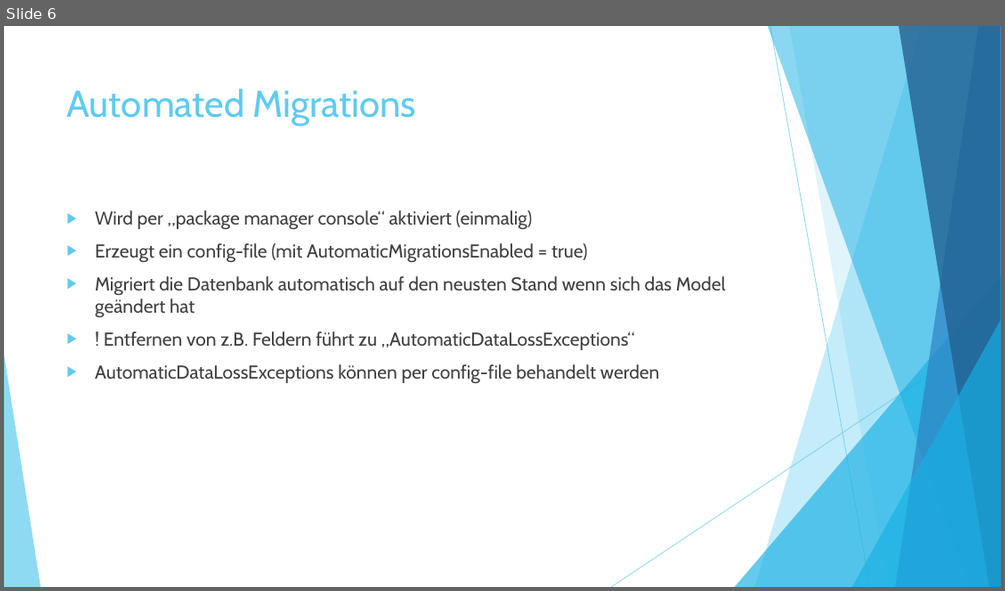
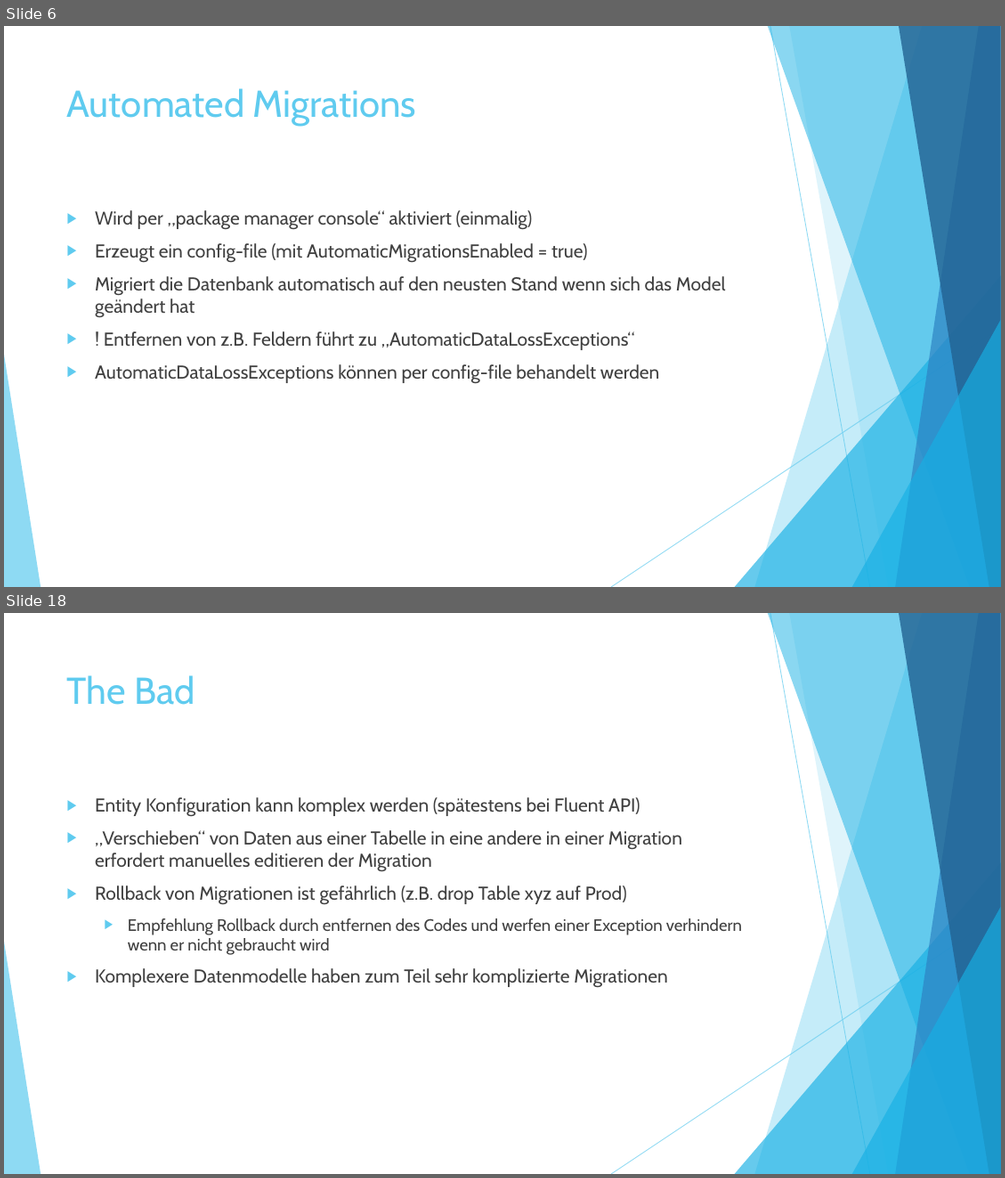
Before and after one commit to ChrisMuellersCode/EFMigrations, a slide deck: ppt/Entity Framework Migrations.pptx. Shown one above the other, each under a label of ours: slide 6 before the commit, slides 6 and 18 after it; the slides between them are not shown. The pictures are 1005x591 and 1005x1178 pixels, drawn with LibreOffice and Linux fonts; fonts in the diff are those of the drawing. Boxes give left, top, right and bottom in pixels: in the first picture for what was removed or moved away, otherwise in the second. Text is boxed around its words. In the diff, an @@ line names an element or a change of style, - is before the commit and + after.

```diff
--- a/ppt/Entity Framework Migrations.pptx
+++ b/ppt/Entity Framework Migrations.pptx
@@ slide 18 added at box(4, 613, 1001, 1174), background #FFFFFF; not listed: 10 template elements that a slide beside it also shows @@
@@ title added at box(67, 675, 195, 705), 36 pt, text #5FCBEF @@
+The Bad
@@ text added at box(95, 797, 742, 987), 18 pt, text #404040 @@
+▶ Entity Konfiguration kann komplex werden (spätestens bei Fluent API)
+▶ „Verschieben“ von Daten aus einer Tabelle in eine andere in einer Migration erfordert manuelles editieren der Migration
+▶ Rollback von Migrationen ist gefährlich (z.B. drop Table xyz auf Prod)
+  ▶ Empfehlung Rollback durch entfernen des Codes und werfen einer Exception verhindern wenn er nicht gebraucht wird
+▶ Komplexere Datenmodelle haben zum Teil sehr komplizierte Migrationen
```
Also in this commit, not shown: 1 slide changed, 15 other slides added, 2 slides removed.
